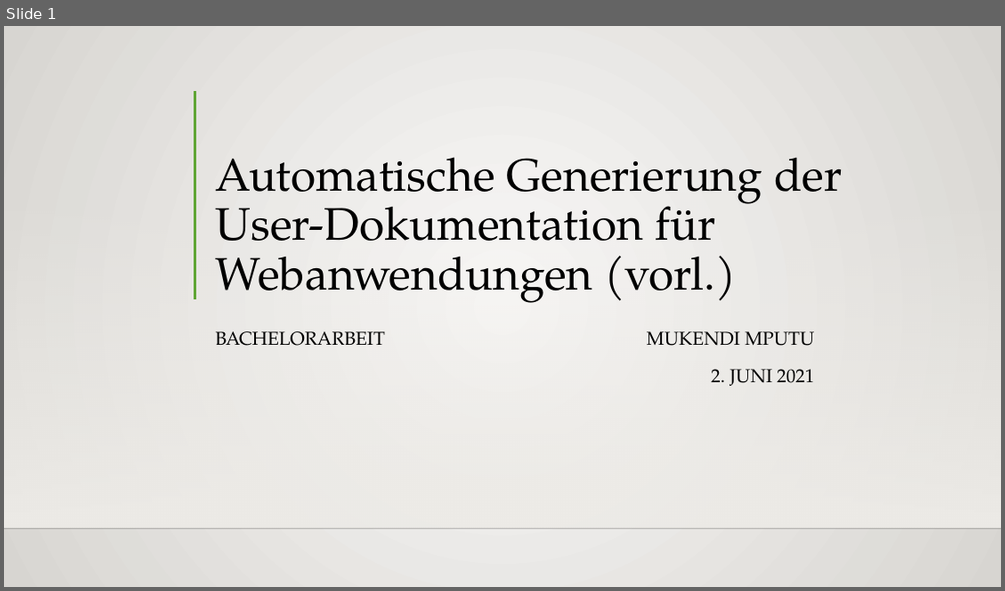
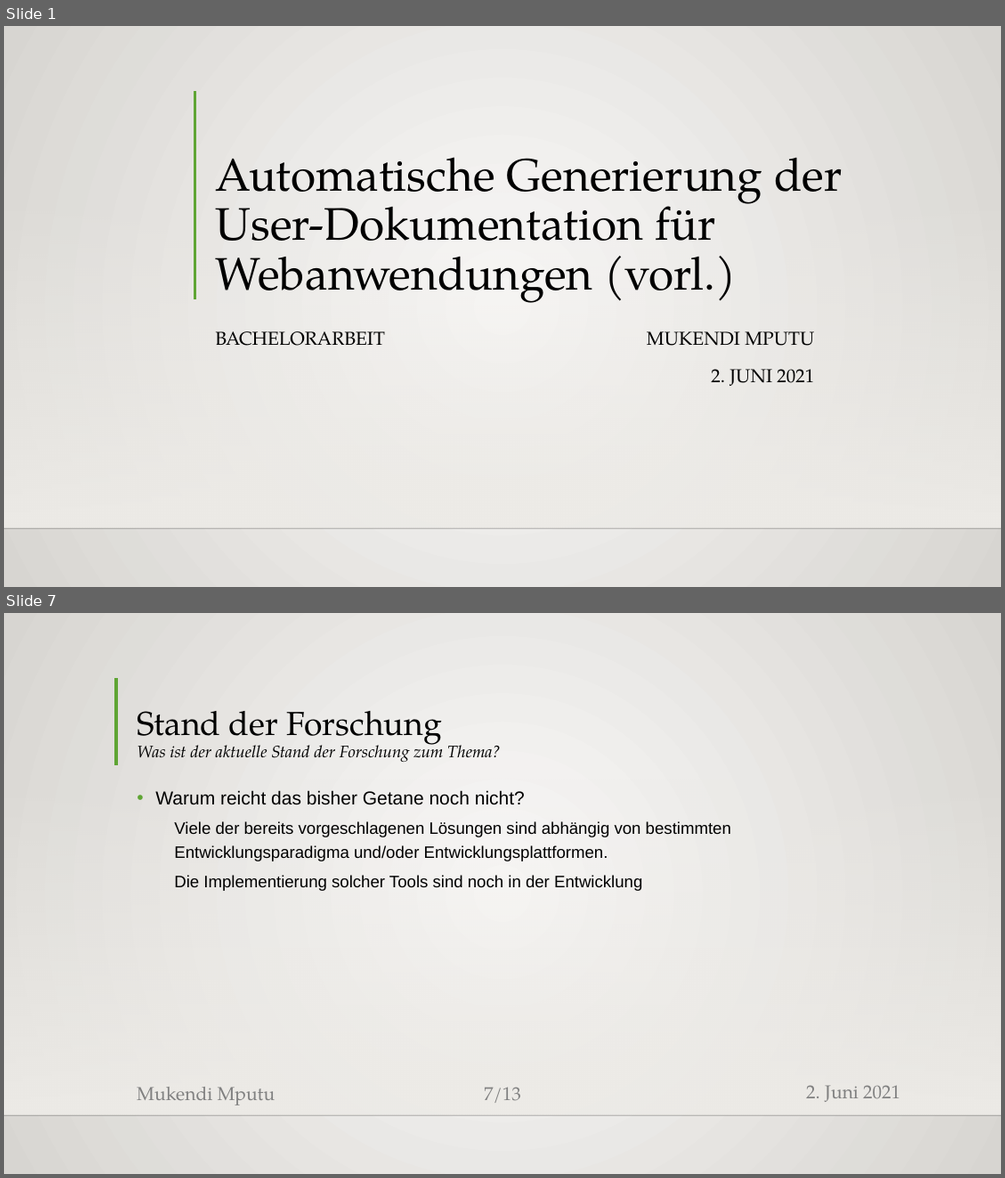
Before and after one commit to MukendiMputu/BachelorThesis, a slide deck: Proposalvortrag.pptx. Shown one above the other, each under a label of ours: slide 1 before the commit, slides 1 and 7 after it; the slides between them are not shown. The pictures are 1005x591 and 1005x1178 pixels, drawn with LibreOffice and Linux fonts; fonts in the diff are those of the drawing; background and template pictures are left out. Boxes give left, top, right and bottom in pixels: in the first picture for what was removed or moved away, otherwise in the second. Text is boxed around its words. In the diff, an @@ line names an element or a change of style, - is before the commit and + after.

```diff
--- a/Proposalvortrag.pptx
+++ b/Proposalvortrag.pptx
@@ slide 7 added at <box>4,613,1001,1174</box>, background gradient #FAFAF9 to #D7D5D2; not listed: 2 template elements that a slide beside it also shows @@
@@ line added from (116, 678) to (116, 765), #5FA534 3 pt @@
@@ title added at <box>137,711,501,762</box>, 16 pt, text #000000, italic @@
+Stand der Forschung
+Was ist der aktuelle Stand der Forschung zum Thema?
@@ text added at <box>155,790,731,891</box>, 16 pt, text #000000 @@
+• Warum reicht das bisher Getane noch nicht?
+  Viele der bereits vorgeschlagenen Lösungen sind abhängig von bestimmten Entwicklungsparadigma und/oder Entwicklungsplattformen.
+  Die Implementierung solcher Tools sind noch in der Entwicklung
@@ text added at <box>137,1086,275,1105</box>, 18 pt, text #808080 @@
+Mukendi Mputu
@@ page number added at <box>484,1086,521,1103</box>, 18 pt, text #808080 @@
+7/13
@@ text added at <box>806,1085,900,1102</box>, 18 pt, text #808080 @@
+2. Juni 2021
```
Also in this commit, not shown: 9 slides changed, 3 other slides added, 2 slides removed, 2 other files.
